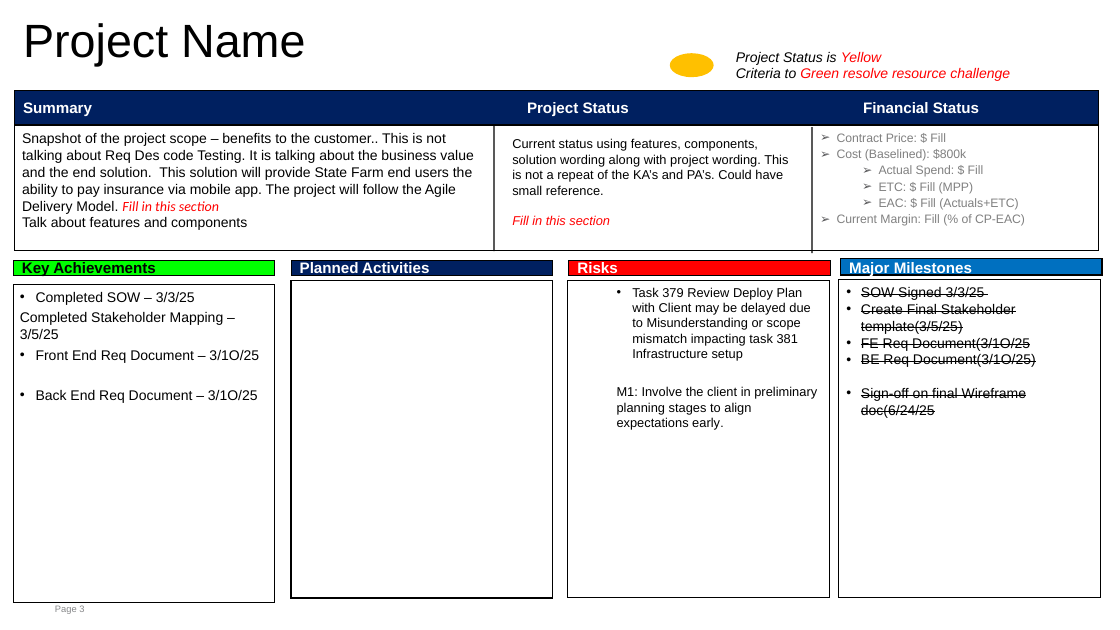
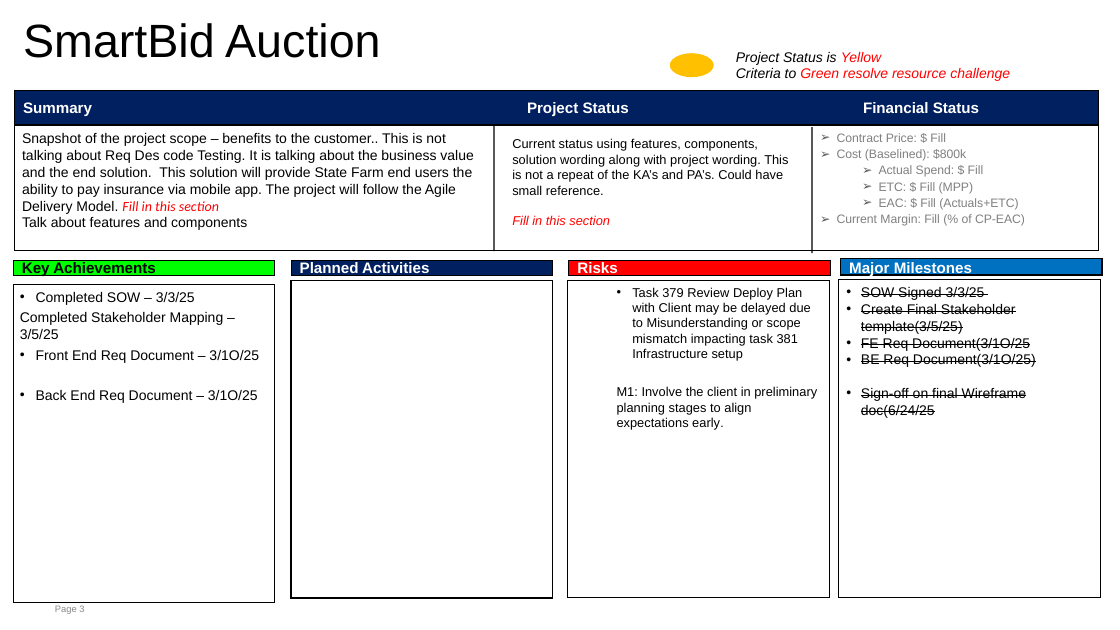
Before and after one commit to dkl520/cs7315_project, a slide deck: slide 3 of 3/group2 - proj3 (1).pptx. Drawn at 1120x630 pixels with LibreOffice and Linux fonts; fonts in the diff are those of the drawing. Boxes give left, top, right and bottom in pixels: in the first picture for what was removed or moved away, otherwise in the second. Text is boxed around its words. In the diff, an @@ line names an element or a change of style, - is before the commit and + after.

Commit message:
project name

```diff
--- a/3/group2 - proj3 (1).pptx
+++ b/3/group2 - proj3 (1).pptx
@@ title at (x1=23, y1=23, x2=381, y2=58): text changed @@
-Project Name
+SmartBid Auction
```
Also in this commit, not shown: 1 other slide changed, 1 other file.
